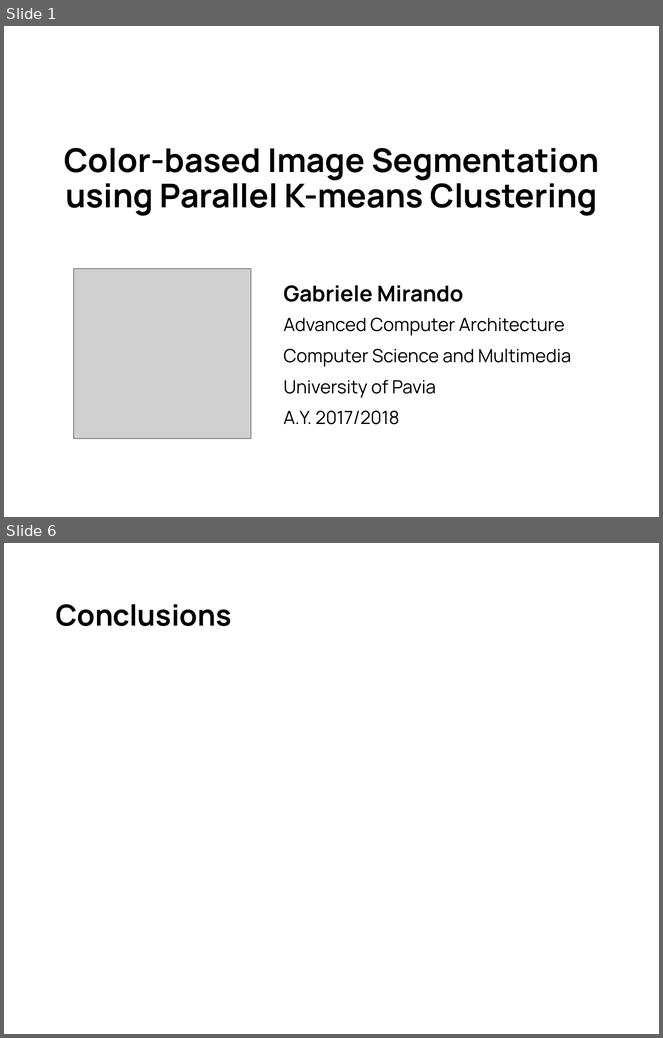
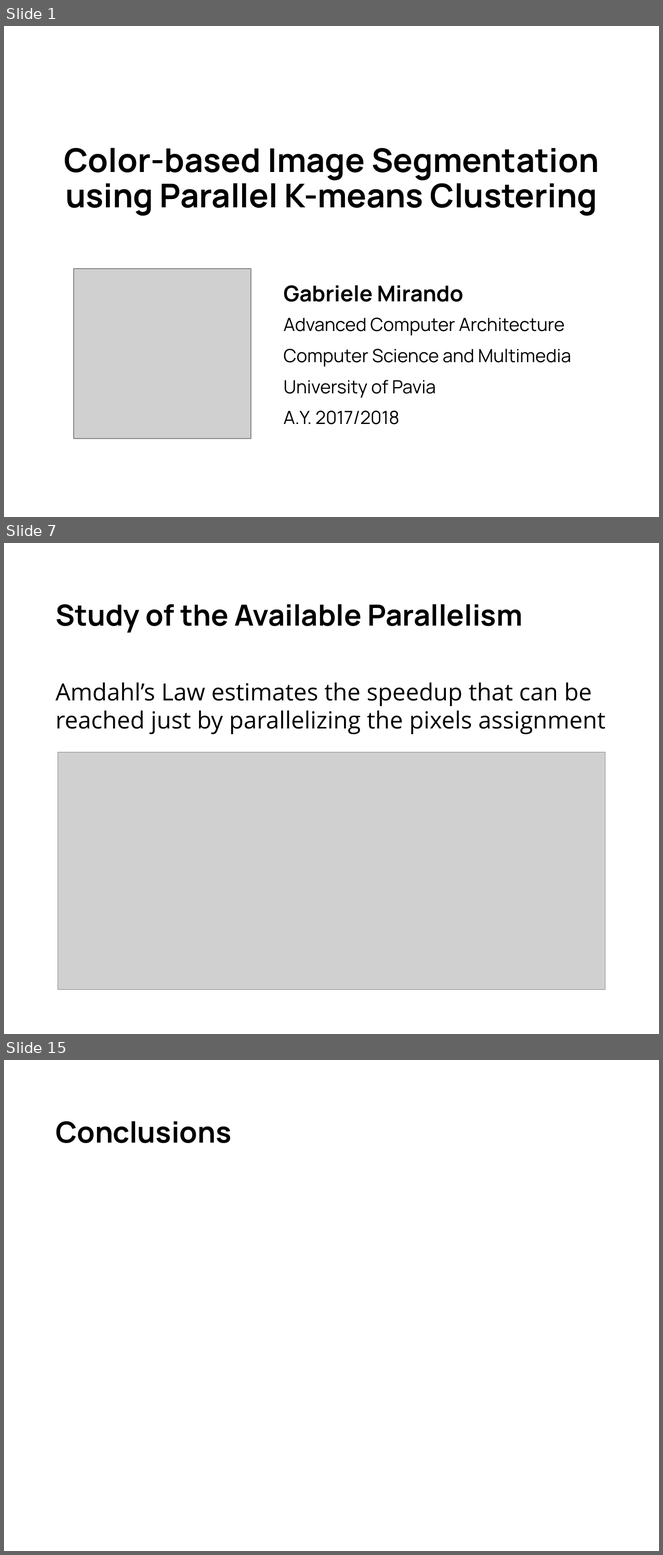
Before and after one commit to gabrielemirando/image-segmentation, a slide deck: docs/pres.pptx. Shown one above the other, each under a label of ours: slides 1 and 6 before the commit, slides 1, 7 and 15 after it; the slides between them are not shown. The pictures are 663x1038 and 663x1555 pixels, drawn with LibreOffice and Linux fonts; fonts in the diff are those of the drawing; grey boxes stand for pictures. Boxes give left, top, right and bottom in pixels: in the first picture for what was removed or moved away, otherwise in the second. Text is boxed around its words. In the diff, an @@ line names an element or a change of style, - is before the commit and + after.

```diff
--- a/docs/pres.pptx
+++ b/docs/pres.pptx
@@ slide 7 added at box(4, 543, 659, 1034), background #FFFFFF @@
@@ title added at box(55, 604, 522, 633), 32 pt, text #000000, bold @@
+Study of the Available Parallelism
@@ text added at box(55, 682, 606, 734), 26 pt, text #000000 @@
+Amdahl’s Law estimates the speedup that can be reached just by parallelizing the pixels assignment
@@ picture added at box(58, 753, 606, 990) @@
@@ what was slide 6 is now slide 15 @@
```
Also in this commit, not shown: 3 slides changed, 9 other slides added, 1 slide removed, 2 other files.
